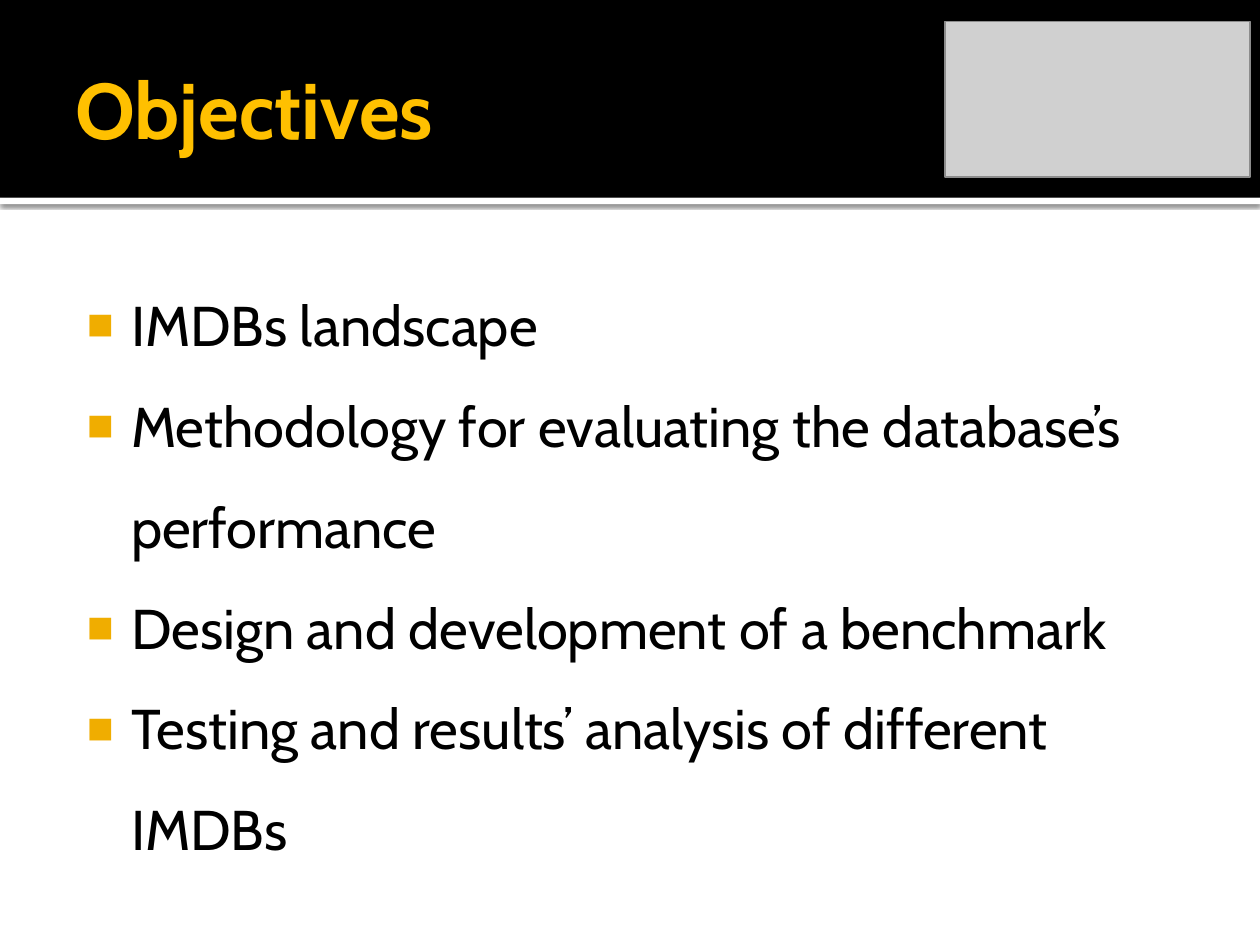
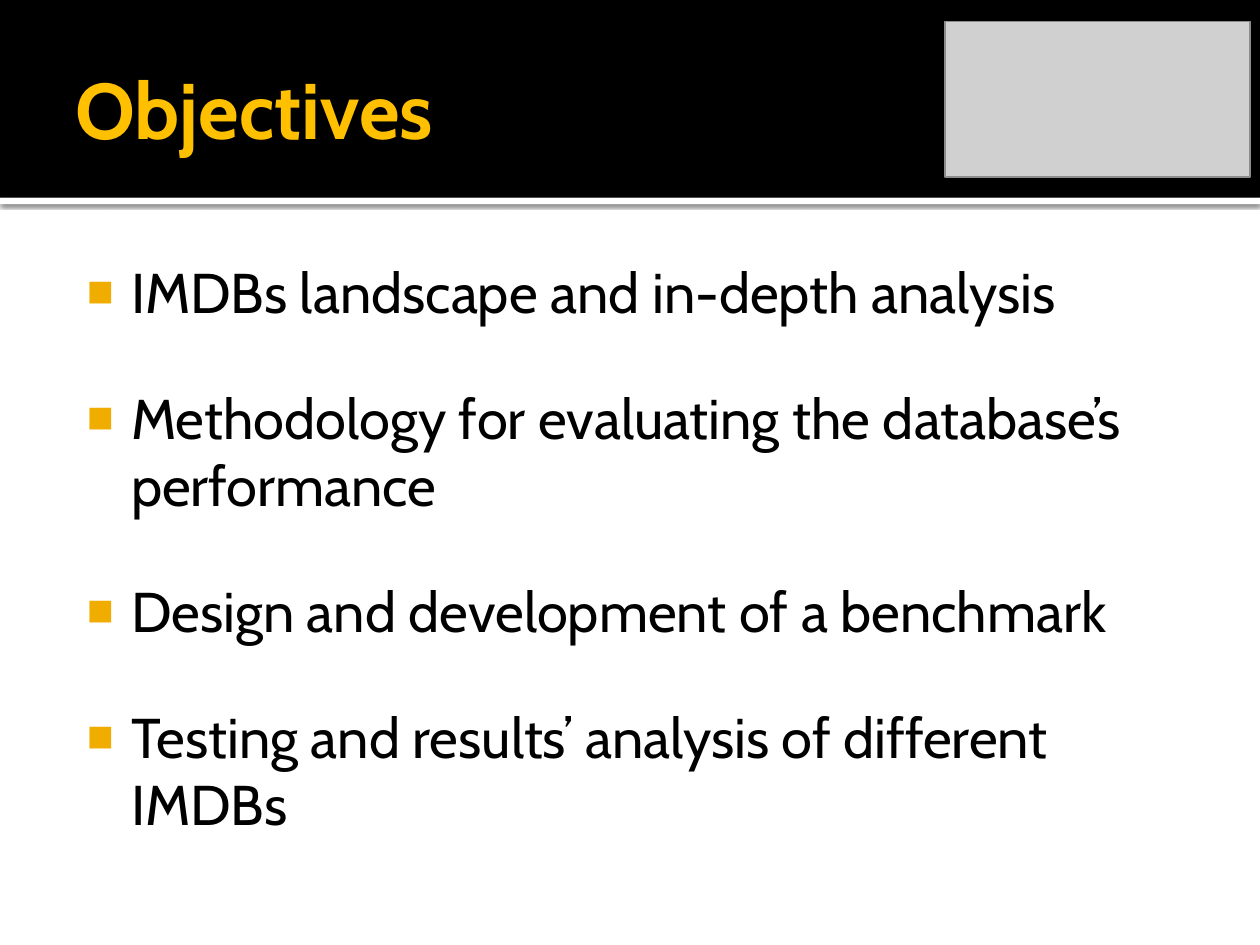
Before and after one commit to rickilama54/portable-db-bench, a slide deck: slide 4 of tesi/presentazione/Barbagallo-IMDB.pptx. Drawn at 1260x945 pixels with LibreOffice and Linux fonts; fonts in the diff are those of the drawing; grey boxes stand for pictures. Boxes give left, top, right and bottom in pixels: in the first picture for what was removed or moved away, otherwise in the second. Text is boxed around its words. In the diff, an @@ line names an element or a change of style, - is before the commit and + after.

```diff
--- a/tesi/presentazione/Barbagallo-IMDB.pptx
+++ b/tesi/presentazione/Barbagallo-IMDB.pptx
@@ text at <box>131,271,1056,325</box>: text changed @@
-■ IMDBs landscape
+■ IMDBs landscape and in-depth analysis
@@ text at <box>131,397,1120,826</box>: line spacing 1.5 to 1 @@
```
Also in this commit, not shown: 1 other slide changed.
